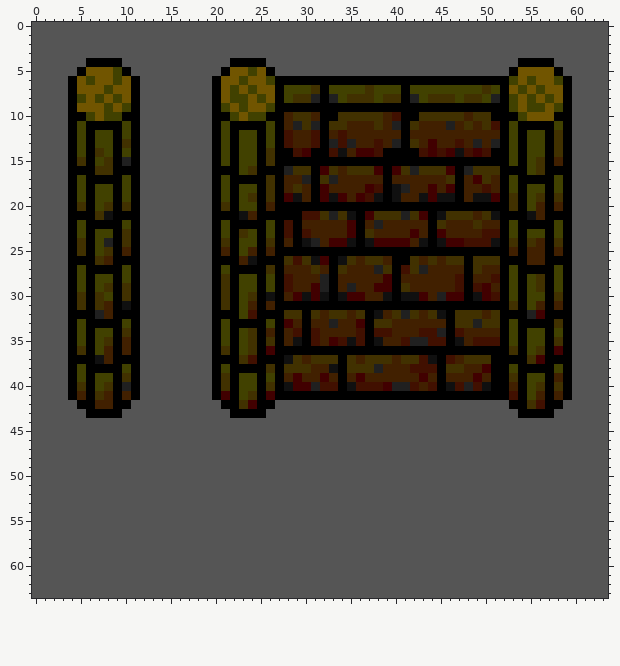
File history of a pixel-art sprite, wall1.png. The picture above is the old version.
The file is 64x64 pixels.
New version:
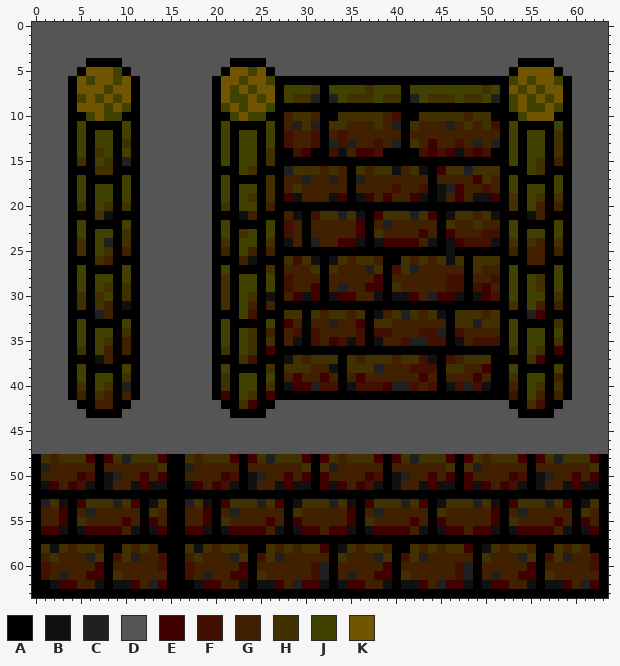
Palette (. is transparent): A #000000  B #101010  C #202020  D #555555  E #410000  F #411000  G #412000  H #413100  J #414100  K #715500
The author wrote: extend wall1 with basic version
From old to new:
y 16: x 31..32 AE -> HG; x 35 H -> A; x 37..47 HEAEHCHHHEA -> GHHBGHBAEHH
y 17: x 31..32 AH -> GG; x 35..36 GG -> AC; x 39 A -> G; x 44 G -> A; x 46..47 HA -> GG
y 18: x 31..32 AE -> GG; x 35 G -> A; x 37..41 EFABC -> GGGFG; x 43..47 GEGEA -> FABCE
y 19: x 31..32 AE -> GG; x 35..40 GEFBAB -> ABEGEG; x 42 G -> E; x 44 E -> A; x 46..47 BA -> GE
y 21: x 28..30 AAF -> GBA; x 33..38 CHBAEH -> HCHBAE; x 41..46 CHEABH -> HCHEAB
y 22: x 29..30 AG -> GA; x 35..39 EAGCG -> GEAGC; x 44..46 AHG -> GAH
y 23: x 29..30 AF -> GA; x 35..38 EAHG -> GEAH; x 42..46 EGAEG -> GEGAE
y 24: x 28..30 GAB -> BGA; x 33 E -> G; x 35..38 BABE -> EBAB; x 42..46 GBABE -> EGBAB
y 25: x 46 A -> B
y 26: x 32..36 EABHG -> ABHGH; x 38..39 HG -> GA; x 41..46 AHGHGH -> HGHGHB
y 27: x 32..34 GAH -> AHG; x 37..43 GCHAFHC -> CHAFHCG
y 28: x 32..33 CA -> AG; x 38..40 GEA -> EAG; x 46 G -> F
y 29: x 32..35 CAGC -> AGCG; x 37 G -> E; x 39..41 EAH -> AHG; x 46 G -> F
y 30: x 32..34 BAB -> ABE; x 36 E -> G; x 38..40 GBA -> BAB; x 42..45 BEGC -> EGCE; x 47 E -> B
y 48: x 0..63 DDDDDDDDDDDDDDDDDDDDDDDDDDDDDDDDDDDDDDDDDDDDDDDDDDDDDDDDDDDDDDDD -> AHGHHHEAEHCHHHEAAHGHHHEAEHCHHHEAEHGHHHEAEHCHHHEAEHGHHHEAEHCHHHEA
y 49: x 0..63 DDDDDDDDDDDDDDDDDDDDDDDDDDDDDDDDDDDDDDDDDDDDDDDDDDDDDDDDDDDDDDDD -> ACGGGGGAGGGGGGHAACGGGGGAGGGGGGHAHCGGGGGAGGGGGGHAHCGGGGGAGGGGGGHA
y 50: x 0..63 DDDDDDDDDDDDDDDDDDDDDDDDDDDDDDDDDDDDDDDDDDDDDDDDDDDDDDDDDDDDDDDD -> AGGGGEFABCGGEGEAAGGGGEFABCGGEGEAEGGGGEFABCGGEGEAEGGGGEFABCGGEGEA
y 51: x 0..63 DDDDDDDDDDDDDDDDDDDDDDDDDDDDDDDDDDDDDDDDDDDDDDDDDDDDDDDDDDDDDDDD -> ABEGEFBABGGBEBBAABEGEFBABGGBEBBAEBEGEFBABGGBEBBAEBEGEFBABGGBEBBA
y 52: x 0..63 DDDDDDDDDDDDDDDDDDDDDDDDDDDDDDDDDDDDDDDDDDDDDDDDDDDDDDDDDDDDDDDD -> AAAAAAAAAAAAAAAAAAAAAAAAAAAAAAAAAAAAAAAAAAAAAAAAAAAAAAAAAAAAAAAA
y 53: x 0..63 DDDDDDDDDDDDDDDDDDDDDDDDDDDDDDDDDDDDDDDDDDDDDDDDDDDDDDDDDDDDDDDD -> ACHBAEHHHCHEABHAACHBAEHHHCHEABHHHCHBAEHHHCHEABHHHCHBAEHHHCHEABHA
y 54: x 0..63 DDDDDDDDDDDDDDDDDDDDDDDDDDDDDDDDDDDDDDDDDDDDDDDDDDDDDDDDDDDDDDDD -> AGGEAGCGGGGGAHGAAGGEAGCGGGGGAHGGGGGEAGCGGGGGAHGGGGGEAGCGGGGGAHGA
y 55: x 0..63 DDDDDDDDDDDDDDDDDDDDDDDDDDDDDDDDDDDDDDDDDDDDDDDDDDDDDDDDDDDDDDDD -> AGGEAHGGGGEGAEGAAGGEAHGGGGEGAEGGGGGEAHGGGGEGAEGGGGGEAHGGGGEGAEGA
y 56: x 0..63 DDDDDDDDDDDDDDDDDDDDDDDDDDDDDDDDDDDDDDDDDDDDDDDDDDDDDDDDDDDDDDDD -> AEEBABEEEEGBABEAAEEBABEEEEGBABEEGEEBABEEEEGBABEEGEEBABEEEEGBABEA
y 57: x 0..63 DDDDDDDDDDDDDDDDDDDDDDDDDDDDDDDDDDDDDDDDDDDDDDDDDDDDDDDDDDDDDDDD -> AAAAAAAAAAAAAAAAAAAAAAAAAAAAAAAAAAAAAAAAAAAAAAAAAAAAAAAAAAAAAAAA
y 58: x 0..63 DDDDDDDDDDDDDDDDDDDDDDDDDDDDDDDDDDDDDDDDDDDDDDDDDDDDDDDDDDDDDDDD -> AHBHGHHGAAHGHGAAAHBHGHHGAAHGHGHHEABHGHHGAAHGHGHHEABHGHHGAAHGHGAA
y 59: x 0..63 DDDDDDDDDDDDDDDDDDDDDDDDDDDDDDDDDDDDDDDDDDDDDDDDDDDDDDDDDDDDDDDD -> AGHGGGCHAFHCGGFAAGHGGGCHAFHCGGGGGAHGGGCHAFHCGGGGGAHGGGCHAFHCGGFA
y 60: x 0..63 DDDDDDDDDDDDDDDDDDDDDDDDDDDDDDDDDDDDDDDDDDDDDDDDDDDDDDDDDDDDDDDD -> AFGGGGGEAGGGGGFAAFGGGGGEAGGGGGGFCAGGGGGEAGGGGGGFCAGGGGGEAGGGGGFA
y 61: x 0..63 DDDDDDDDDDDDDDDDDDDDDDDDDDDDDDDDDDDDDDDDDDDDDDDDDDDDDDDDDDDDDDDD -> AFGCGGEEAHGGGGGAAFGCGGEEAHGGGGGFCAGCGGEEAHGGGGGFCAGCGGEEAHGGGGGA
y 62: x 0..63 DDDDDDDDDDDDDDDDDDDDDDDDDDDDDDDDDDDDDDDDDDDDDDDDDDDDDDDDDDDDDDDD -> AABEEGGBABBEGCEAAABEEGGBABBEGCEEBABEEGGBABBEGCEEBABEEGGBABBEGCEA
y 63: x 0..63 DDDDDDDDDDDDDDDDDDDDDDDDDDDDDDDDDDDDDDDDDDDDDDDDDDDDDDDDDDDDDDDD -> AAAAAAAAAAAAAAAAAAAAAAAAAAAAAAAAAAAAAAAAAAAAAAAAAAAAAAAAAAAAAAAA
Boxes around the changes in both pictures, in picture pixels (x1, y1, x2, y2):
changed: (284, 166, 464, 301)
changed: (32, 454, 608, 598)
